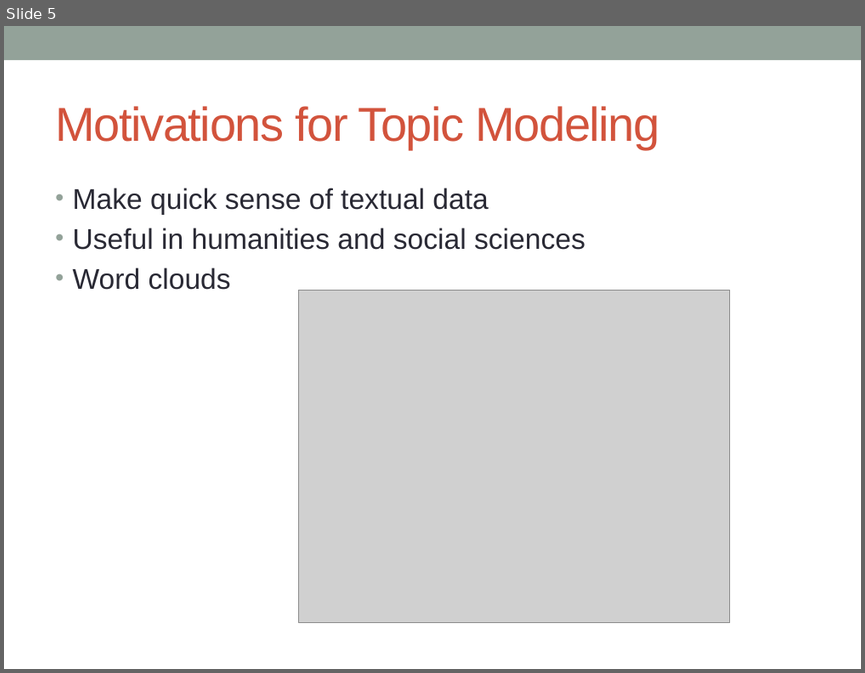
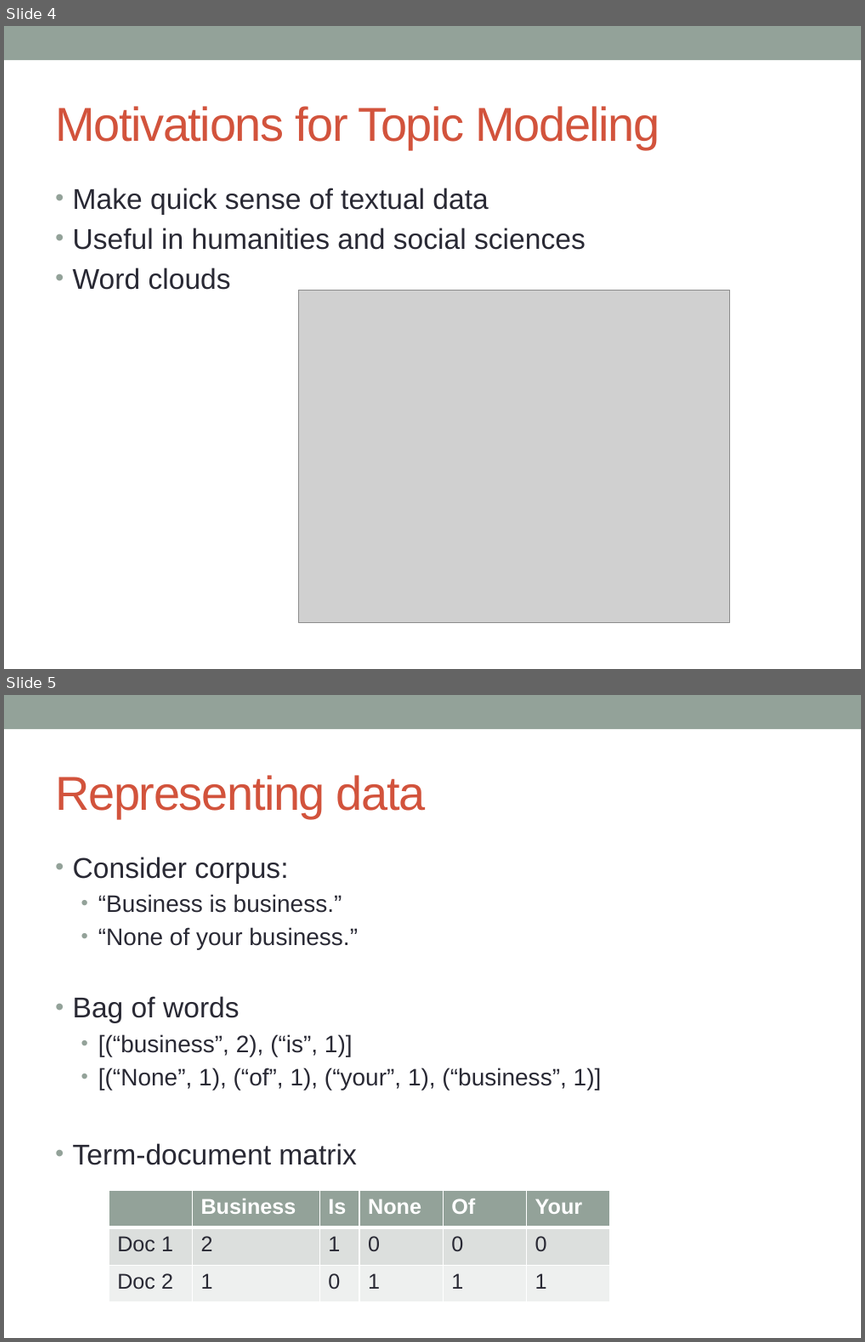
Before and after one commit to markheimann/Bayesian-ML, a slide deck: BMML_Presentation.pptx. Shown one above the other, each under a label of ours: slide 5 before the commit, slides 4 and 5 after it. The pictures are 865x673 and 865x1342 pixels, drawn with LibreOffice and Linux fonts; fonts in the diff are those of the drawing; grey boxes stand for pictures. Boxes give left, top, right and bottom in pixels: in the first picture for what was removed or moved away, otherwise in the second. Text is boxed around its words. In the diff, an @@ line names an element or a change of style, - is before the commit and + after.

```diff
--- a/BMML_Presentation.pptx
+++ b/BMML_Presentation.pptx
@@ slide 5 added at <box>4,695,861,1338</box>, background #FFFFFF; not listed: 1 template element that a slide beside it also shows @@
@@ title added at <box>55,775,426,818</box>, 40 pt, text #D2533C @@
+Representing data
@@ text added at <box>73,857,602,1165</box>, 20 pt, text #292934 @@
+• Consider corpus:
+  • “Business is business.”
+  • “None of your business.”
+• Bag of words
+  • [(“business”, 2), (“is”, 1)]
+  • [(“None”, 1), (“of”, 1), (“your”, 1), (“business”, 1)]
+• Term-document matrix
@@ table added at <box>109,1191,612,1303</box>, 3 rows, 6 columns @@
+ | Business | Is | None | Of | Your
+Doc 1 | 2 | 1 | 0 | 0 | 0
+Doc 2 | 1 | 0 | 1 | 1 | 1
@@ what was slide 5 is now slide 4 @@
```
Also in this commit, not shown: 3 slides changed, 2 other slides added, 2 slides removed.
